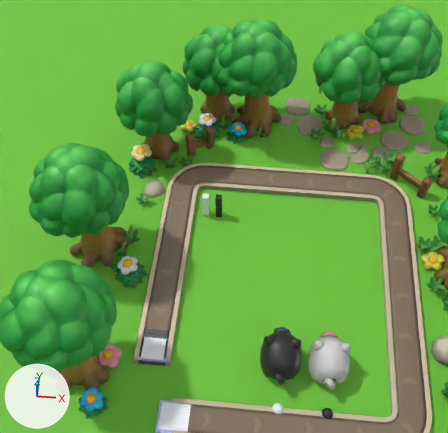
The Blender file source_files/scene.blend as it was, and as the next commit left it.
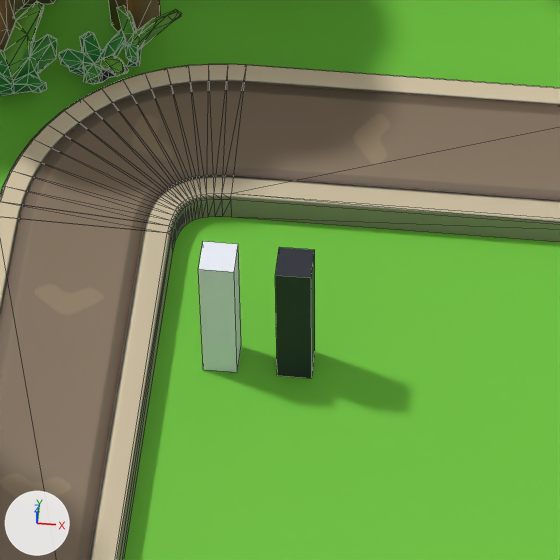
Each version appears first from a 50 mm lens placed at (-1.3, -10.92, 25.03), pointed at (-3.09, 7.32, 0.37), and next in a close-up on the part from 37% to 59% of the width and 35% to 57% of the height. Every picture has the same lights, and +X, +Y and +Z are marked at lower left. The last two pictures show the newer version. The close-ups show mesh edges as thin lines.

Objects in the first close-up: 'Fence_02', 'Grass_02.004', 'Grass_02.011', 'Grass_04', 'Grid_Block_Dark', 'Grid_Block_Light', 'Ground_Plane', 'Rail_Main', 'Tree_00.001'.
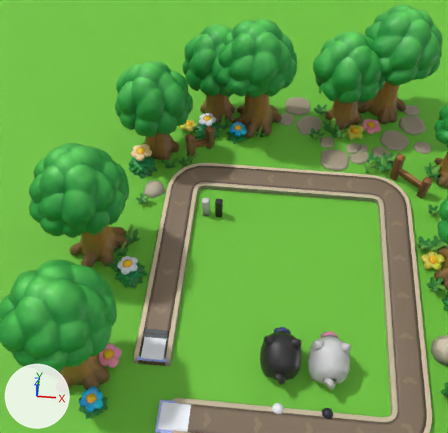
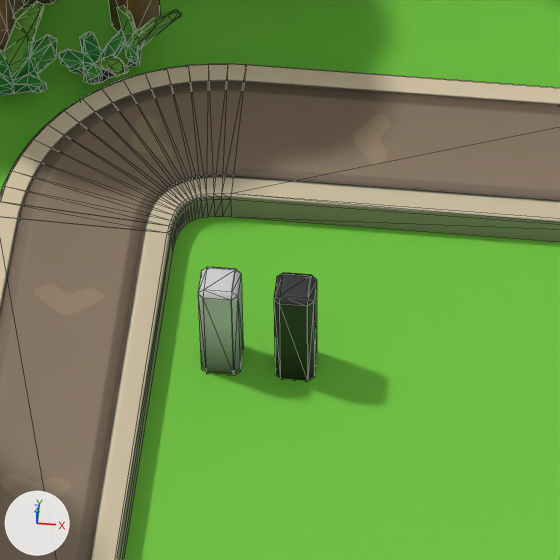
Edits to the scene script, one JSON object a line:
```json
{"op": "add", "block": "img_block_normal_png", "code": ["img_block_normal_png = load_image('block_normal.png', 'textures/block_normal.png', 128, 128, 'Non-Color')"]}
{"op": "add", "block": "img_block_basecolor_png", "code": ["img_block_basecolor_png = load_image('block_basecolor.png', 'textures/block_basecolor.png', 128, 128, 'sRGB')"]}
{"op": "add", "block": "mat_mat_grid_block_light", "code": ["mat_mat_grid_block_light = bpy.data.materials.new('/mat/Grid_Block_Light')", "# uses the picture img_block_basecolor_png", "# uses the picture img_block_normal_png"]}
{"op": "add", "block": "mat_mat_grid_block_dark", "code": ["mat_mat_grid_block_dark = bpy.data.materials.new('/mat/Grid_Block_Dark')", "# uses the picture img_block_basecolor_png", "# uses the picture img_block_normal_png"]}
{"block": "me_grid_box", "where": "# used by ob_grid_block_light; location = (-4.025, 7.7, 0.012)"}
{"op": "remove", "block": "me_grid_box", "code": "me_grid_box.from_pydata(...)  # 8 vertices, 6 faces; spans x -0.15..0.15, y -0.15..0.15, z 0.0..1.402"}
{"op": "remove", "block": "me_grid_box", "code": "me_grid_box.materials.append(mat_light)  # white #f3f5ff"}
{"op": "add", "block": "me_grid_box", "code": "me_grid_box.from_pydata(...)  # 44 vertices, 36 faces; spans x -0.17..0.17, y -0.17..0.17, z -0.015..1.098"}
{"block": "me_grid_box", "change": "me_grid_box part 1: the whole mesh is rebuilt"}
{"block": "me_grid_box", "change": "me_grid_box part 2: the surface is now shaded smooth"}
{"op": "add", "block": "me_grid_box", "code": "me_grid_box.materials.append(mat_mat_grid_block_dark)"}
{"op": "add", "block": "me_grid_block_light", "code": ["me_grid_block_light = bpy.data.meshes.new('Grid_Block_Light')", "me_grid_block_light.from_pydata(...)  # 44 vertices, 36 faces; spans x -0.17..0.17, y -0.17..0.17, z -0.015..1.098", "me_grid_block_light.materials.append(mat_mat_grid_block_light)"]}
{"op": "remove", "block": "ob_grid_block_light", "code": "ob_grid_block_light.material_slots[0].link = 'OBJECT'; ob_grid_block_light.material_slots[0].material = mat_light  # white #f3f5ff"}
{"op": "set", "path": "ob_grid_block_light", "old": "bpy.data.objects.new('Grid_Block_Light', me_grid_box)", "new": "bpy.data.objects.new('Grid_Block_Light', me_grid_block_light)"}
{"op": "set", "path": "ob_grid_block_light.location", "old": "(-4.025, 7.7, 0.012)", "new": "(-4.025, 7.7, 0.0)"}
{"op": "remove", "block": "ob_grid_block_dark", "code": "ob_grid_block_dark.material_slots[0].link = 'OBJECT'; ob_grid_block_dark.material_slots[0].material = mat_dark  # dark blue #232633"}
{"op": "set", "path": "ob_grid_block_dark.location", "old": "(-3.381, 7.7, 0.012)", "new": "(-3.381, 7.7, 0.0)"}
```

Changed parts and their boxes [x1, y1, x2, y2] in the close-ups (560 x 560 px):
```json
{"object": "Grid_Block_Light", "change": "reshaped, moved, recoloured", "before": [199, 241, 241, 372], "after": [198, 267, 243, 375], "on screen": "7% wider, 17% shorter"}
{"object": "Grid_Block_Dark", "change": "reshaped, moved, recoloured", "before": [275, 247, 315, 378], "after": [274, 273, 317, 381], "on screen": "7% wider, 17% shorter"}
{"part": 1, "of": "me_grid_box", "change": "reshaped", "before": [199, 241, 315, 378], "after": [274, 273, 317, 381]}
```
